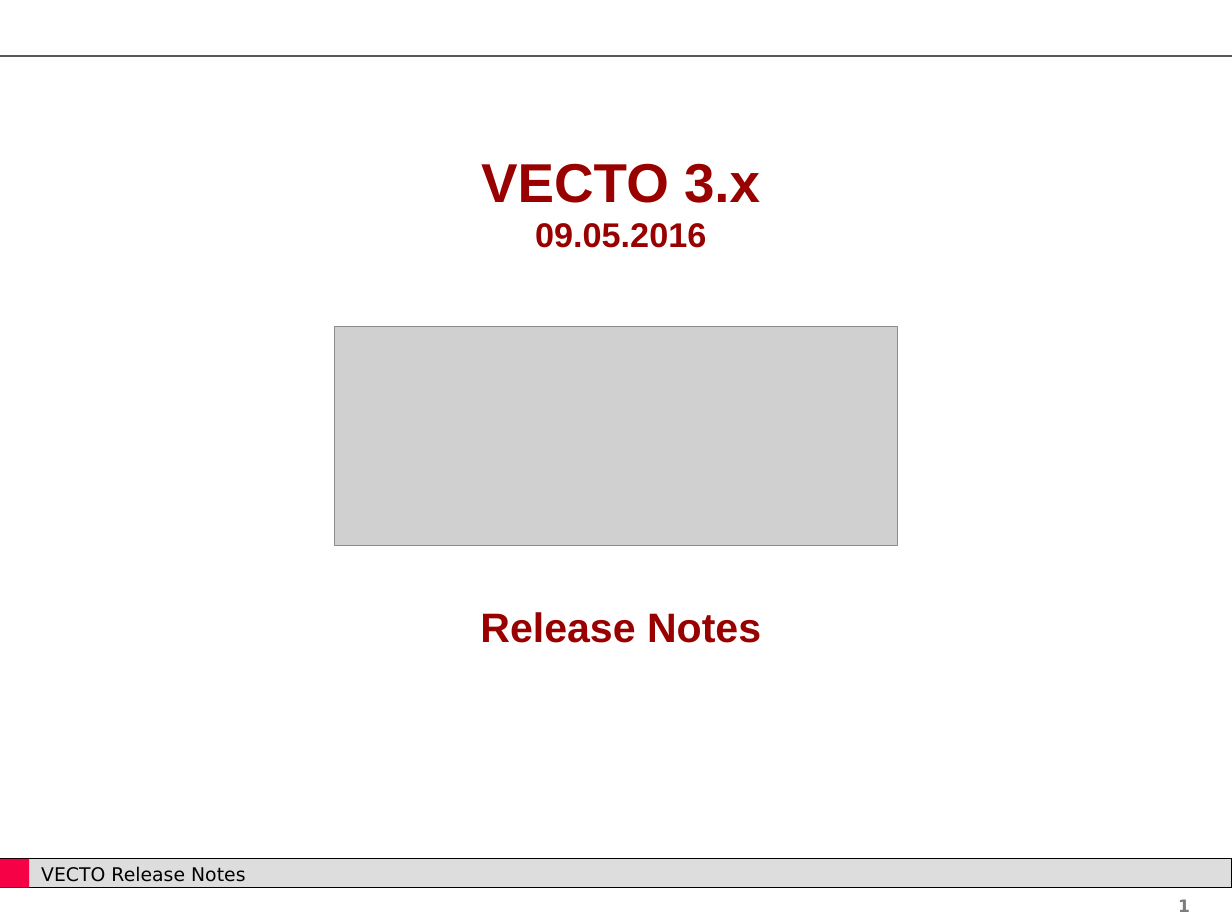
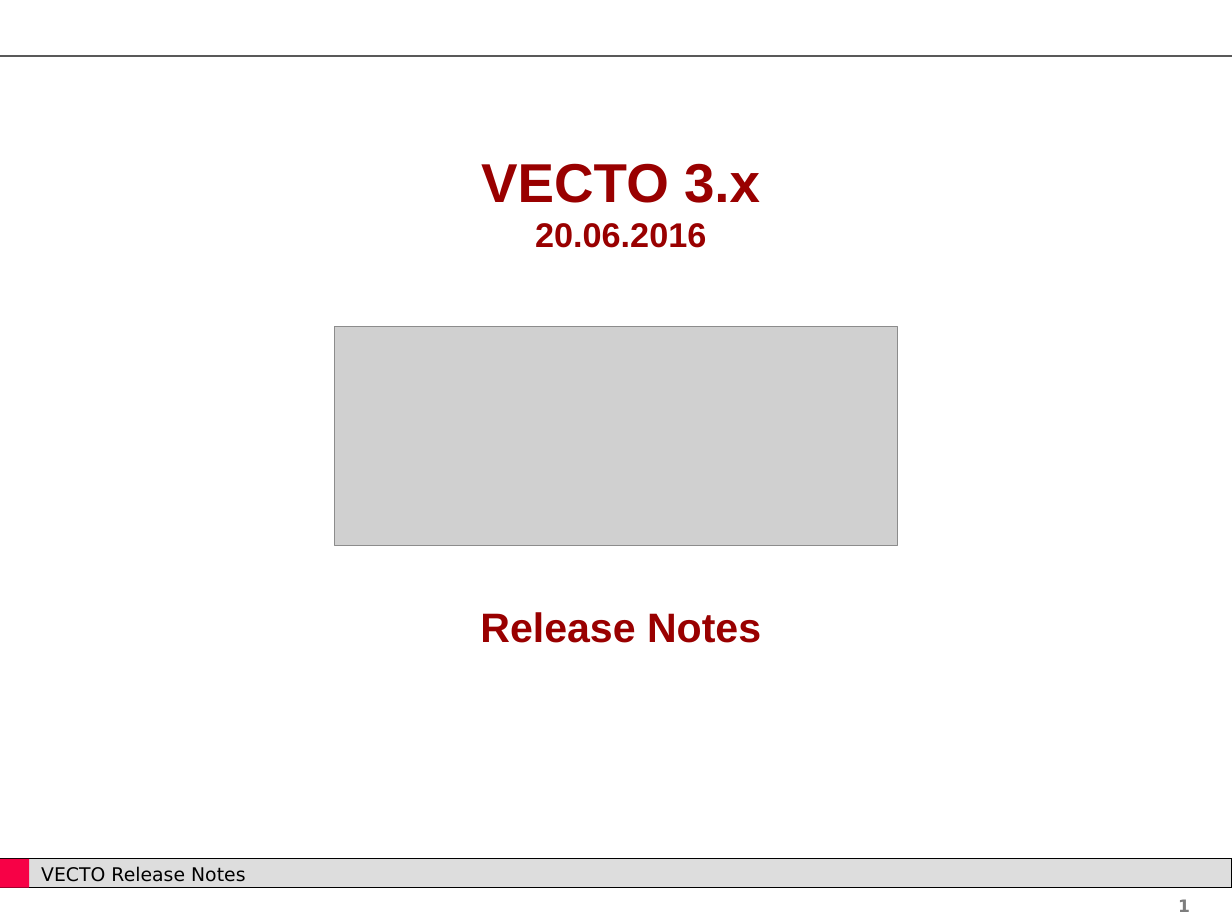
Before and after one commit to tanawadeatharva/BharatVECTO, a slide deck: slide 1 of Documentation/User Manual Source/Release Notes Vecto3.x.pptx. Drawn at 1232x924 pixels with LibreOffice and Linux fonts; fonts in the diff are those of the drawing; grey boxes stand for pictures; background and template pictures are left out. Boxes give left, top, right and bottom in pixels: in the first picture for what was removed or moved away, otherwise in the second. Text is boxed around its words. In the diff, an @@ line names an element or a change of style, - is before the commit and + after.

```diff
--- a/Documentation/User Manual Source/Release Notes Vecto3.x.pptx
+++ b/Documentation/User Manual Source/Release Notes Vecto3.x.pptx
@@ text at (x1=481, y1=163, x2=760, y2=248): text changed @@
-VECTO 3.x
-09.05.2016
+VECTO 3.x
+20.06.2016
```
Also in this commit, not shown: 1 slide added, 1 other file.
